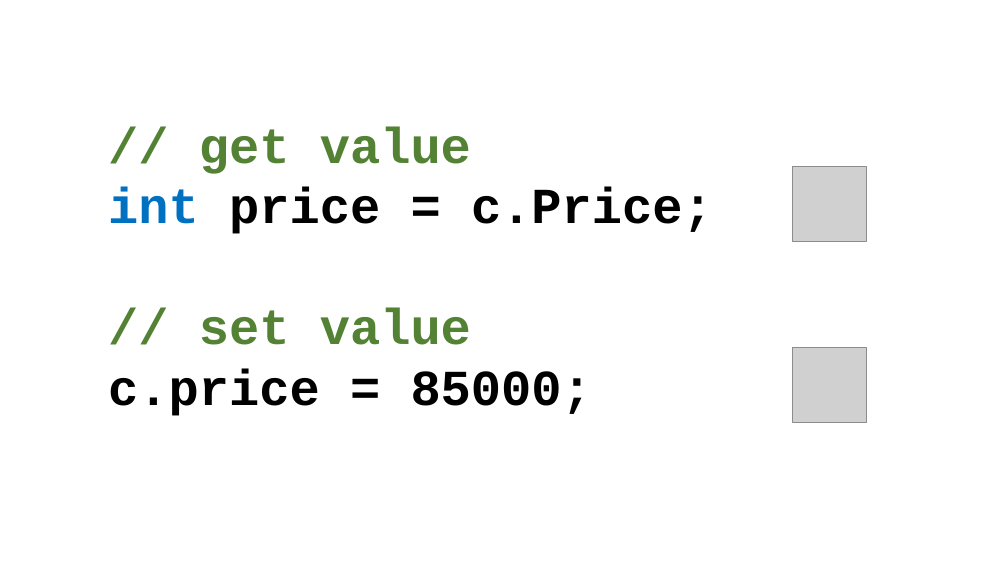
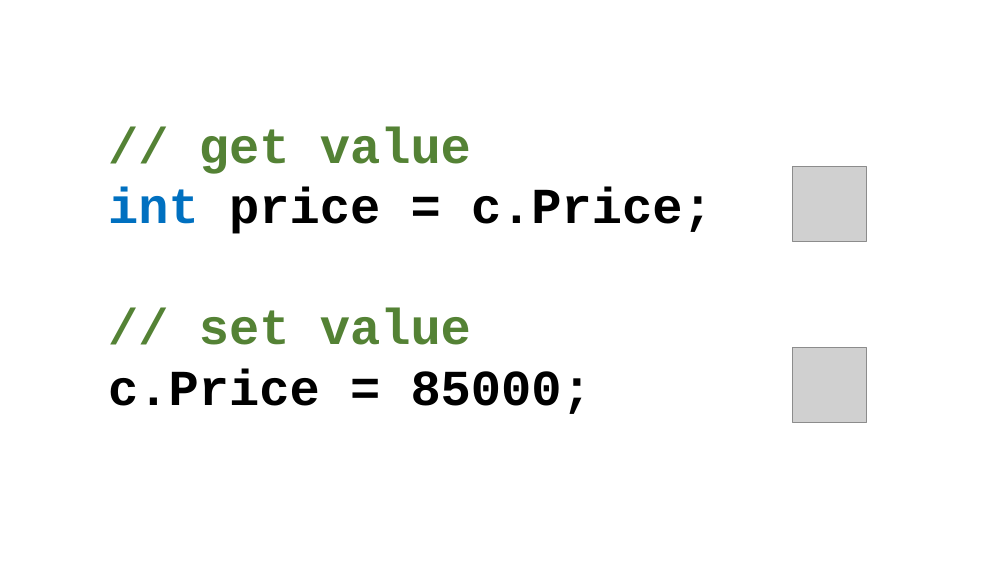
Before and after one commit to perslaursen/OOProg22, a slide deck: slide 25 of Chap/OOProg01/Presentations/ObjectsClasses.pptx. Drawn at 1008x567 pixels with LibreOffice and Linux fonts; fonts in the diff are those of the drawing; grey boxes stand for pictures. Boxes give left, top, right and bottom in pixels: in the first picture for what was removed or moved away, otherwise in the second. Text is boxed around its words. In the diff, an @@ line names an element or a change of style, - is before the commit and + after.

```diff
--- a/Chap/OOProg01/Presentations/ObjectsClasses.pptx
+++ b/Chap/OOProg01/Presentations/ObjectsClasses.pptx
@@ text at (x1=108, y1=368, x2=592, y2=414): text changed @@
-c.price = 85000;
+c.Price = 85000;
```
Also in this commit, not shown: 2 other files.
